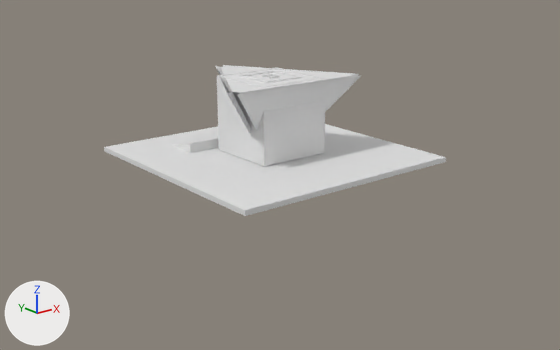
The Blender file Assets/Art/Meshes/Blender files/Level 9.blend, before and after one commit.
Both versions are drawn from a 50 mm lens placed at (-94.8, -121.4, 47.6), pointed at (0.4, -2.4, 0.0). The axes (+X, +Y, +Z) are drawn at lower left. The lights are the same throughout. The same objects are shown in both versions, whatever each file hides.

Before the edit, the objects in view are built like this:
```python
me_cube_004 = bpy.data.meshes.new('Cube.004')
me_cube_004.from_pydata(...)  # a box spanning x -25.0..25.0, y -25.0..25.0, z -0.5..0.5
me_cube_009 = bpy.data.meshes.new('Cube.009')
me_cube_009.from_pydata(...)  # 40 vertices, 39 faces; spans x -10.3..10.3, y -10.3..10.3, z -0.5..20.2
me_cylinder_010 = bpy.data.meshes.new('Cylinder.010')
me_cylinder_010.from_pydata(...)  # 18 vertices, 13 faces; spans x -16.4..16.4, y -10.0..18.4, z -7.8..10.0
ob_l9_big_platform_base = bpy.data.objects.new('L9_Big_Platform_Base', me_cube_004)
ob_l9_big_platform_base.location = (0.0, 0.0, 4.0)
ob_l9_middleoutercube_wall_base = bpy.data.objects.new('L9_MiddleOuterCube_Wall_Base', me_cube_009)
ob_l9_middleoutercube_wall_base.location = (0.0, 0.0, 5.0)
ob_l9_middleoutercube_wall_base.scale = (0.75, 0.75, 0.75)
ob_l9_triangle_base_001 = bpy.data.objects.new('L9_Triangle_Base.001', me_cylinder_010)
ob_l9_triangle_base_001.location = (0.0, 0.0, 10.0)
# also in view: 'L9_Ramp_Base' at (-9.5, 13.5, 5.5)
```
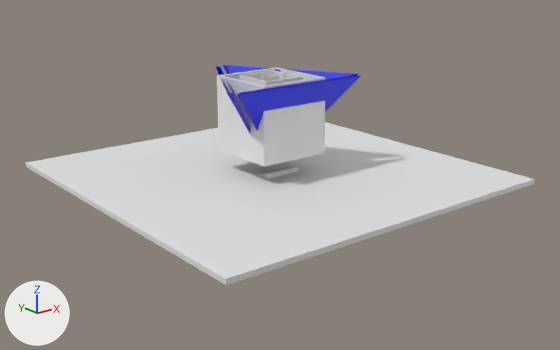
Where the newer file only moved an object's origin or applied its transform, the numbers keep the older frame.

Boxes [x1, y1, x2, y2] around the edits, measured in the pictures (560 x 350 px):
'L9_Big_Platform_Base', mesh rescaled, moved (49% wider, 76% taller): before [104, 124, 446, 216]; after [26, 122, 535, 285]
'L9_Triangle_Base.001', reshaped: before [215, 65, 361, 133]; after [215, 65, 360, 133]

Edits to the bpy script that builds the scene:
```text
Change me_cube_004:
    where me_cube_004.from_pydata(...)  # 8 vertices, 6 faces; spans x -25.0..25.0, y -25.0..25.0, z -0.5..0.5
    used by ob_l9_big_platform_base; location = (0.0, 0.0, 4.0)
    me_cube_004 part 1: the whole mesh is scaled about its middle by (1.5, 1.5, 1)
Change me_cylinder_010:
    used by ob_l9_triangle_base_001; location = (0.0, 0.0, 10.0)
    remove me_cylinder_010.from_pydata(...)  # 18 vertices, 13 faces; spans x -16.4..16.4, y -10.0..18.4, z -7.8..10.0
    add me_cylinder_010.from_pydata(...)  # 42 vertices, 33 faces; spans x -16.3..16.3, y -10.0..18.3, z -7.7..10.0
    me_cylinder_010 part 2
    5 vertices are removed from x -16.4..16.4, y -8.4..0.5, z -7.8..10.0
    13 faces are deleted
    3 vertices move from x -0.9..15.4, y -10.0..18.4, z 10.0 to x -0.9..15.4, y -10.0..16.6, z 10.0
    29 vertices are added at x -16.3..16.3, y -10.0..18.3, z -7.7..10.0
    12 new faces join them, mat_material (blue #0018e7)
    21 new faces join them, mat_material_2 (red #e70b00)
    add me_cylinder_010.materials.append(mat_material)  # blue #0018e7
    add me_cylinder_010.materials.append(mat_material_2)  # red #e70b00
Change ob_l9_big_platform_base:
    ob_l9_big_platform_base.location: (0.0, 0.0, 4.0) -> (0.0, 0.0, 0.0)
```
